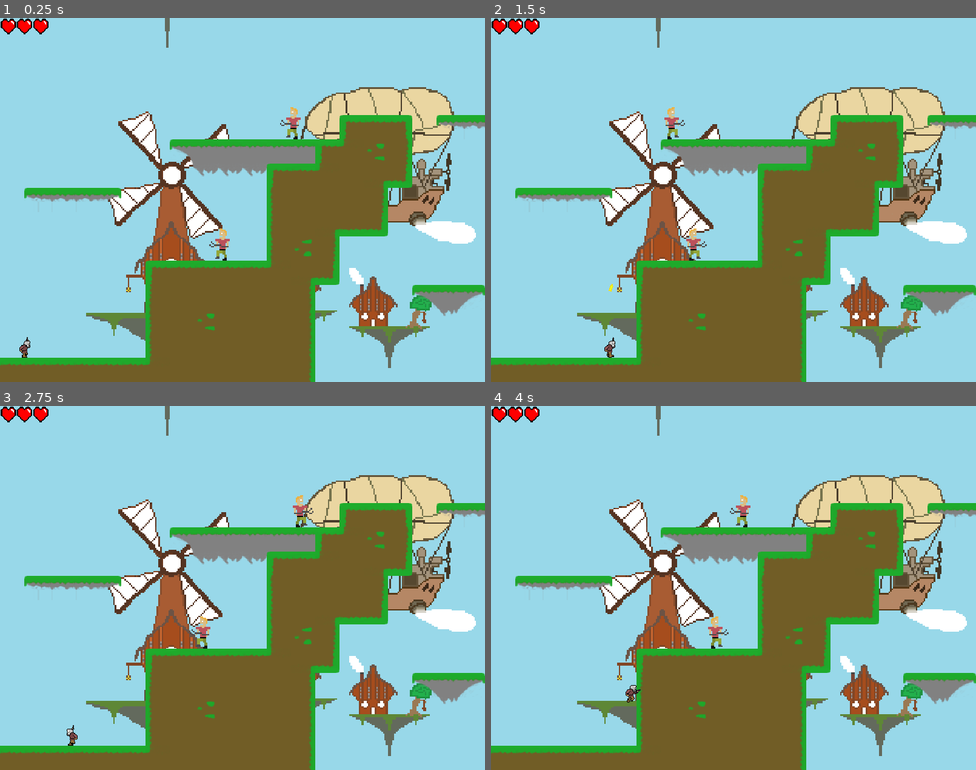
Above: before the commit, frames 1-4 (two rows, left to right).
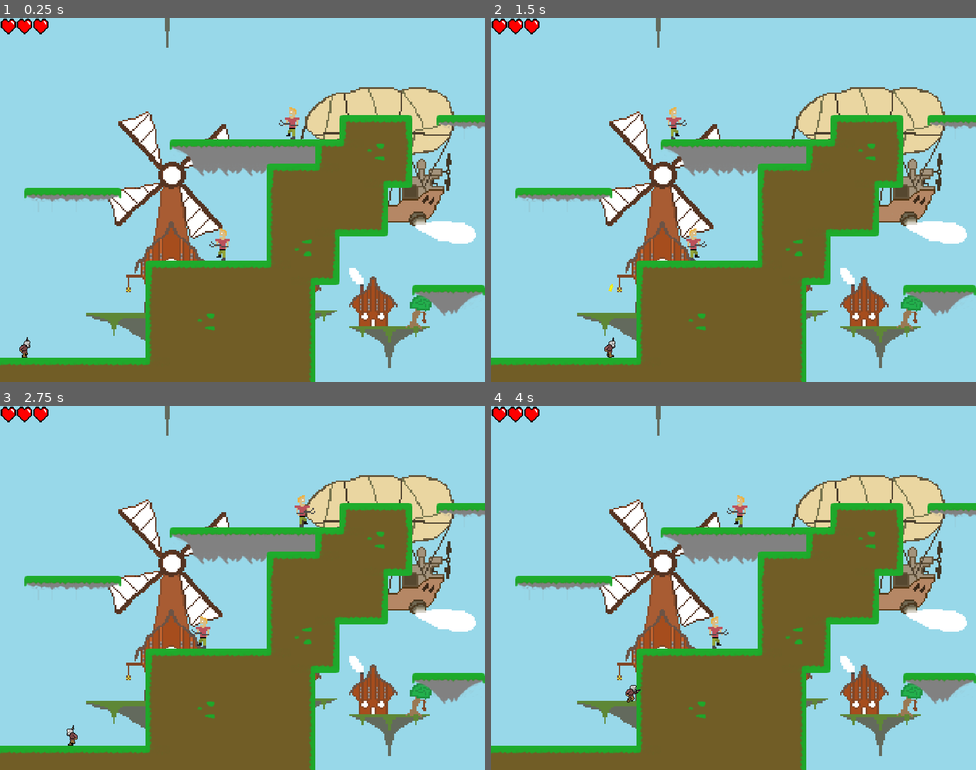
Above: after the commit, the same moments.

Repository: Kumodatsu/dream-within-a-dream
Game: Godot game, scene res://levels/Level_1.tscn
Same seed, same stepped clock (60 frames per second), same inputs: the game is played once before the commit and once after it.
Inputs (mouse positions are in pixels of both pictures, inside the frame that each line leads up to):
- Up to frame 1 (0.25 s): no input
- Up to frame 2 (1.5 s): move the mouse to (840, 181) at 0.52 s; press the mouse at (840, 181) at 0.53 s; hold D (player_move_right) from 0.53 s (still down); tap W (player_jump) at 0.77 s; move the mouse to (636, 218) at 1.27 s; release the mouse at (636, 218) at 1.28 s; click (636, 218) at 1.35 s
- Up to frame 3 (2.75 s): tap W (player_jump) at 1.52 s; move the mouse to (291, 507) at 2.02 s; release D (player_move_right) at 2.03 s; press the mouse at (291, 507) at 2.03 s; hold A (player_move_left) from 2.03 s (still down)
- Up to frame 4 (4 s): move the mouse to (709, 660) at 2.77 s; release A (player_move_left) at 2.78 s; release the mouse at (709, 660) at 2.78 s; hold D (player_move_right) from 2.78 s (still down); click (709, 660) at 2.85 s; tap W (player_jump) at 3.02, 3.77 s; move the mouse to (879, 642) at 3.52 s; press the mouse at (879, 642) at 3.53 s

The runs differ from the first frame. In frame 1, 0.2% of the frame differs, in the area x 44-62%, y 24-67%; in frame 2, 0.2%; in frame 3, 0.2%; in frame 4, 0.2%, in the area x 45-54%, y 24-67%.

Commit message:
Implement Edwin and arrow

Diff:
--- /dev/null
+++ b/dream-within-a-dream/entities/Arrow.tscn
@@ -0,0 +1,24 @@
+[gd_scene load_steps=4 format=2]
+
+[ext_resource path="res://assets/sprites/projectiles/arrow.png" type="Texture" id=1]
+[ext_resource path="res://scripts/arrow.gd" type="Script" id=2]
+
+[sub_resource type="RectangleShape2D" id=1]
+extents = Vector2( 11, 5 )
+
+[node name="Arrow" type="Area2D"]
+collision_layer = 32
+collision_mask = 16
+script = ExtResource( 2 )
+
+[node name="Sprite" type="Sprite" parent="."]
+texture = ExtResource( 1 )
+
+[node name="CollisionShape2D" type="CollisionShape2D" parent="."]
+shape = SubResource( 1 )
+
+[node name="Timer" type="Timer" parent="."]
+wait_time = 10.0
+
+[connection signal="body_entered" from="." to="." method="_on_body_entered"]
+[connection signal="timeout" from="Timer" to="." method="_on_timeout"]
--- a/dream-within-a-dream/entities/Berend.tscn
+++ b/dream-within-a-dream/entities/Berend.tscn
@@ -34,7 +34,6 @@
 [node name="AnimatedSprite" type="AnimatedSprite" parent="."]
 frames = SubResource( 1 )
 animation = "walk"
-frame = 7
 playing = true
 
 [node name="CollisionShape2D" type="CollisionShape2D" parent="."]
@@ -52,6 +51,7 @@
 collision_layer = 16
 
 [node name="CollisionShape2D" type="CollisionShape2D" parent="HitZone"]
+visible = false
 position = Vector2( -4, 0 )
 shape = SubResource( 4 )
 
--- /dev/null
+++ b/dream-within-a-dream/entities/Edwin.tscn
@@ -0,0 +1,41 @@
+[gd_scene load_steps=6 format=2]
+
+[ext_resource path="res://assets/sprites/enemies/edwin/edwin.png" type="Texture" id=1]
+[ext_resource path="res://scripts/edwin.gd" type="Script" id=2]
+[ext_resource path="res://assets/sfx/arrow.wav" type="AudioStream" id=3]
+
+[sub_resource type="RectangleShape2D" id=1]
+extents = Vector2( 10, 20 )
+
+[sub_resource type="RectangleShape2D" id=2]
+extents = Vector2( 10, 20 )
+
+[node name="Edwin" type="KinematicBody2D"]
+collision_layer = 16
+collision_mask = 2
+script = ExtResource( 2 )
+
+[node name="Sprite" type="Sprite" parent="."]
+texture = ExtResource( 1 )
+
+[node name="CollisionShape2D" type="CollisionShape2D" parent="."]
+visible = false
+position = Vector2( -4, 0 )
+shape = SubResource( 1 )
+
+[node name="HitZone" type="Area2D" parent="."]
+collision_layer = 16
+
+[node name="CollisionShape2D" type="CollisionShape2D" parent="HitZone"]
+visible = false
+position = Vector2( -4, 0 )
+shape = SubResource( 2 )
+
+[node name="Timer" type="Timer" parent="."]
+wait_time = 2.66
+
+[node name="ArrowSound" type="AudioStreamPlayer" parent="."]
+stream = ExtResource( 3 )
+
+[connection signal="body_entered" from="HitZone" to="." method="_on_body_entered"]
+[connection signal="timeout" from="Timer" to="." method="_on_timeout"]
--- a/dream-within-a-dream/levels/Level_1.tscn
+++ b/dream-within-a-dream/levels/Level_1.tscn
@@ -1,8 +1,9 @@
-[gd_scene load_steps=7 format=2]
+[gd_scene load_steps=8 format=2]
 
 [ext_resource path="res://tilesets/Tileset.tres" type="TileSet" id=1]
 [ext_resource path="res://entities/Jacob.tscn" type="PackedScene" id=2]
 [ext_resource path="res://assets/sprites/backgrounds/bg-world-1.png" type="Texture" id=3]
+[ext_resource path="res://entities/Edwin.tscn" type="PackedScene" id=4]
 [ext_resource path="res://scripts/health_hud.gd" type="Script" id=6]
 [ext_resource path="res://entities/Berend.tscn" type="PackedScene" id=7]
 
@@ -39,25 +40,33 @@
 [node name="Enemies" type="Node2D" parent="."]
 
 [node name="Berend1" parent="Enemies" instance=ExtResource( 7 )]
-position = Vector2( 331.415, 304.688 )
+position = Vector2( 331.415, 308 )
 
 [node name="Berend2" parent="Enemies" instance=ExtResource( 7 )]
-position = Vector2( 427.632, 140.762 )
+position = Vector2( 426, 143 )
 
 [node name="Berend3" parent="Enemies" instance=ExtResource( 7 )]
-position = Vector2( 838.337, 205.798 )
+position = Vector2( 838, 209 )
 
 [node name="Berend4" parent="Enemies" instance=ExtResource( 7 )]
-position = Vector2( 1151.93, 273.506 )
+position = Vector2( 1151.93, 275 )
 
 [node name="Berend5" parent="Enemies" instance=ExtResource( 7 )]
-position = Vector2( 2072.23, 371.505 )
+position = Vector2( 2068, 374 )
 
 [node name="Berend6" parent="Enemies" instance=ExtResource( 7 )]
-position = Vector2( 2463.34, 438.323 )
+position = Vector2( 2464, 440 )
 
 [node name="Berend7" parent="Enemies" instance=ExtResource( 7 )]
-position = Vector2( 2463.34, 306.47 )
+position = Vector2( 2463.34, 308 )
+
+[node name="Edwin" parent="Enemies" instance=ExtResource( 4 )]
+position = Vector2( 1724, 310 )
+scale = Vector2( -1, 1 )
+
+[node name="Edwin2" parent="Enemies" instance=ExtResource( 4 )]
+position = Vector2( 1841, 112 )
+scale = Vector2( -1, 1 )
 
 [node name="Jacob" parent="." instance=ExtResource( 2 )]
 position = Vector2( 36.0167, 441.955 )
@@ -75,6 +84,10 @@
 [node name="FloatingIsles" type="ParallaxLayer" parent="ParallaxBackground"]
 motion_scale = Vector2( 0.7, 0.7 )
 motion_mirroring = Vector2( 2640, 495 )
+__meta__ = {
+"_edit_group_": true,
+"_edit_lock_": true
+}
 
 [node name="Sprite" type="Sprite" parent="ParallaxBackground/FloatingIsles"]
 texture = ExtResource( 3 )
--- /dev/null
+++ b/dream-within-a-dream/scripts/arrow.gd
@@ -0,0 +1,25 @@
+extends Area2D
+
+const SPEED:       float = 450.0
+const ANGULAR_INC: float = 30.0
+
+var direction: Vector2 = Vector2.RIGHT
+
+func _ready():
+    $Timer.start()
+
+func _physics_process(delta: float):
+    position += delta * (SPEED * direction)
+    var angle = direction.angle()
+    var inc   = deg2rad(delta * ANGULAR_INC)
+    direction = Vector2(cos(angle - inc), sin(angle - inc))
+
+func _on_body_entered(body: Node):
+    if body.get_collision_layer() == 1:
+        body.die()
+        queue_free()
+    elif body.get_collision_layer() != 16:
+        queue_free()
+
+func _on_timeout():
+    queue_free()
--- a/dream-within-a-dream/scripts/berend.gd
+++ b/dream-within-a-dream/scripts/berend.gd
@@ -38,4 +38,5 @@
                            + direction * $CollisionShape2D.shape.extents.x
 
 func _on_body_entered(body: Node):
-    body.change_health(-1)
+    if body.get_collision_layer() == 1:
+        body.change_health(-1)
--- /dev/null
+++ b/dream-within-a-dream/scripts/edwin.gd
@@ -0,0 +1,27 @@
+extends KinematicBody2D
+
+# "Hey.... ben jij klaar om je skills te pijlen?"
+# -Eric Edwin van de Sar-
+
+func die():
+    queue_free()
+
+func _ready():
+    $Timer.start()
+
+func _on_body_entered(body: Node):
+    if body.get_collision_layer() == 1:
+        body.change_health(-1)
+
+func _on_timeout():
+    var arrow  = load("res://entities/Arrow.tscn").instance()
+    var dir    = sign(scale.x)
+    var offset = Vector2(dir * 50.0, -5.0)
+
+    arrow.position  = position + offset
+    arrow.direction = dir * Vector2.RIGHT
+    arrow.get_node("Sprite").flip_h = scale.x < 0.0
+
+    get_tree().get_root().add_child(arrow)
+    $ArrowSound.play()
+    $Timer.start()
